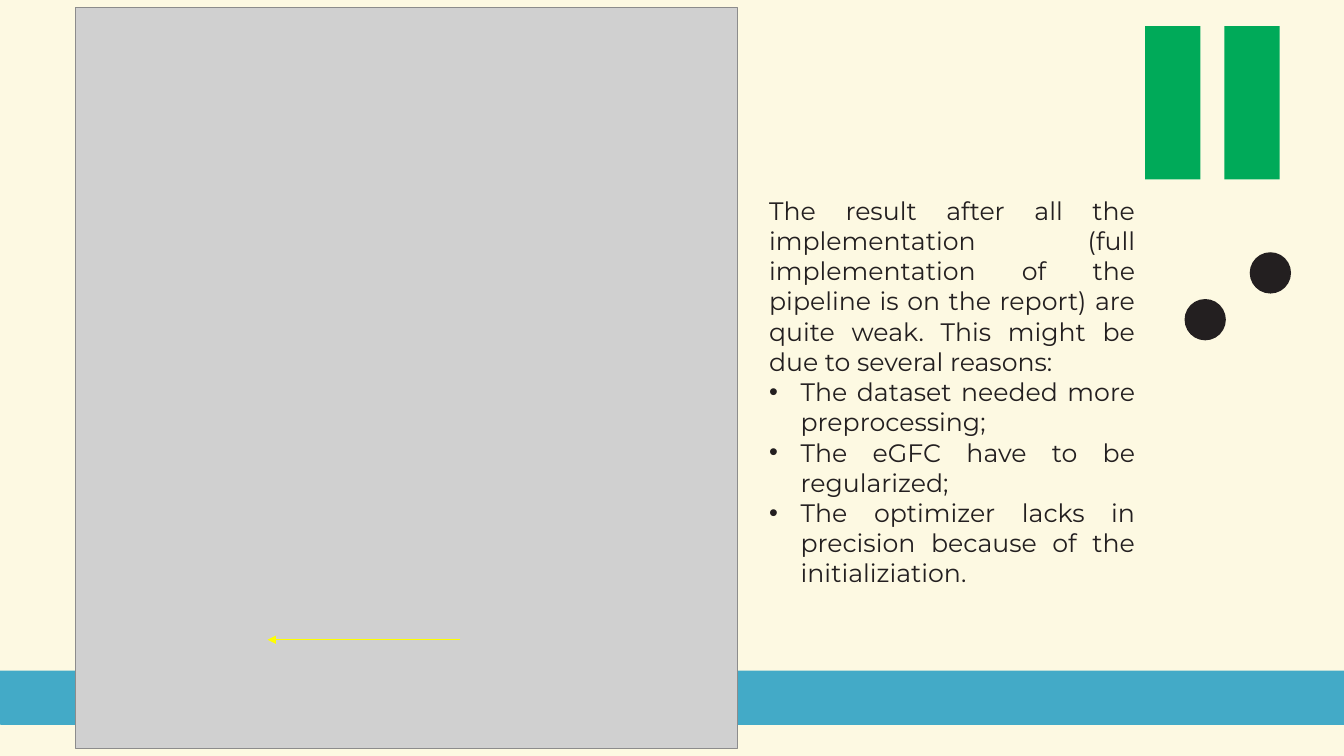
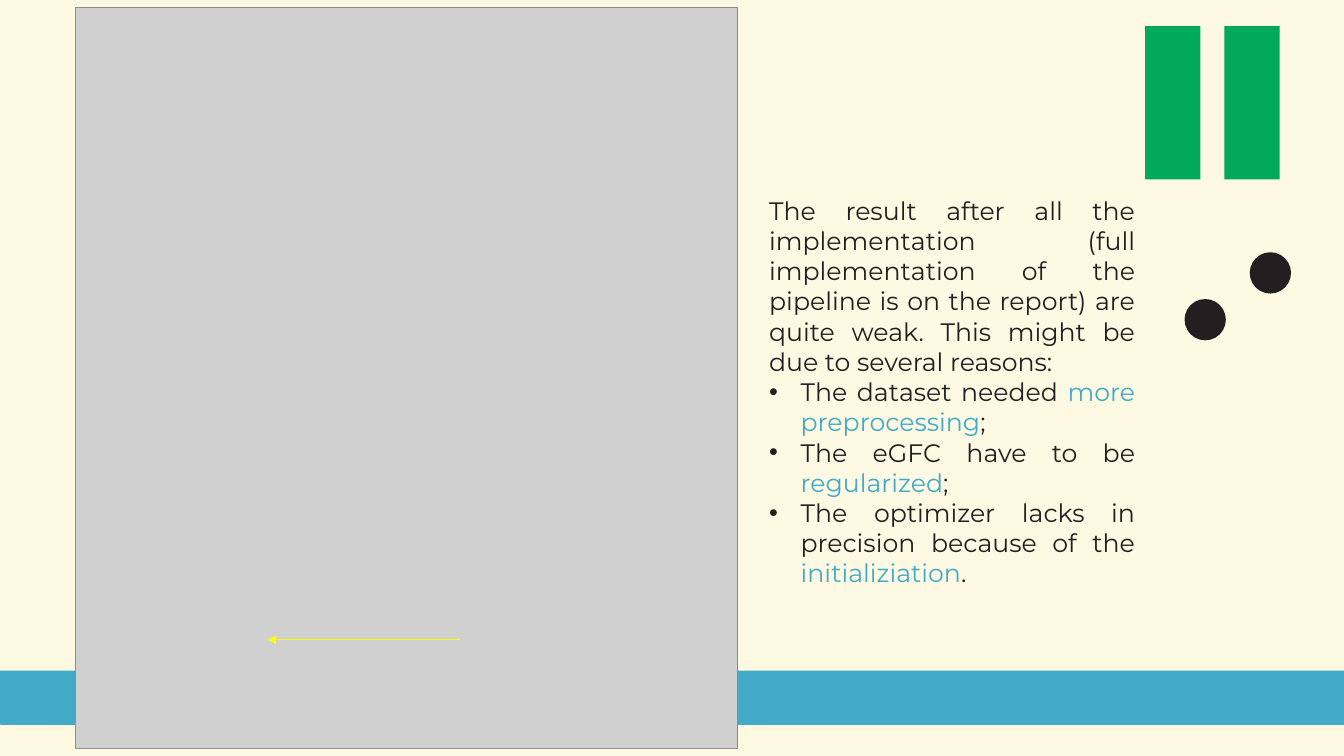
Before and after one commit to FedericoAlvetreti/TherMike, a slide deck: slide 19 of G22_slides.pptx. Drawn at 1344x756 pixels with LibreOffice and Linux fonts; fonts in the diff are those of the drawing; grey boxes stand for pictures; background and template pictures are left out. Boxes give left, top, right and bottom in pixels: in the first picture for what was removed or moved away, otherwise in the second. Text is boxed around its words. In the diff, an @@ line names an element or a change of style, - is before the commit and + after.

```diff
--- a/G22_slides.pptx
+++ b/G22_slides.pptx
@@ text at (x1=801, y1=382, x2=1136, y2=582): text colour #231F20 to #43AAC7 in "more preprocessing;", "regularized;", "initializiation." @@
```
Also in this commit, not shown: 1 other slide changed, 3 slides added, 3 slides removed.
